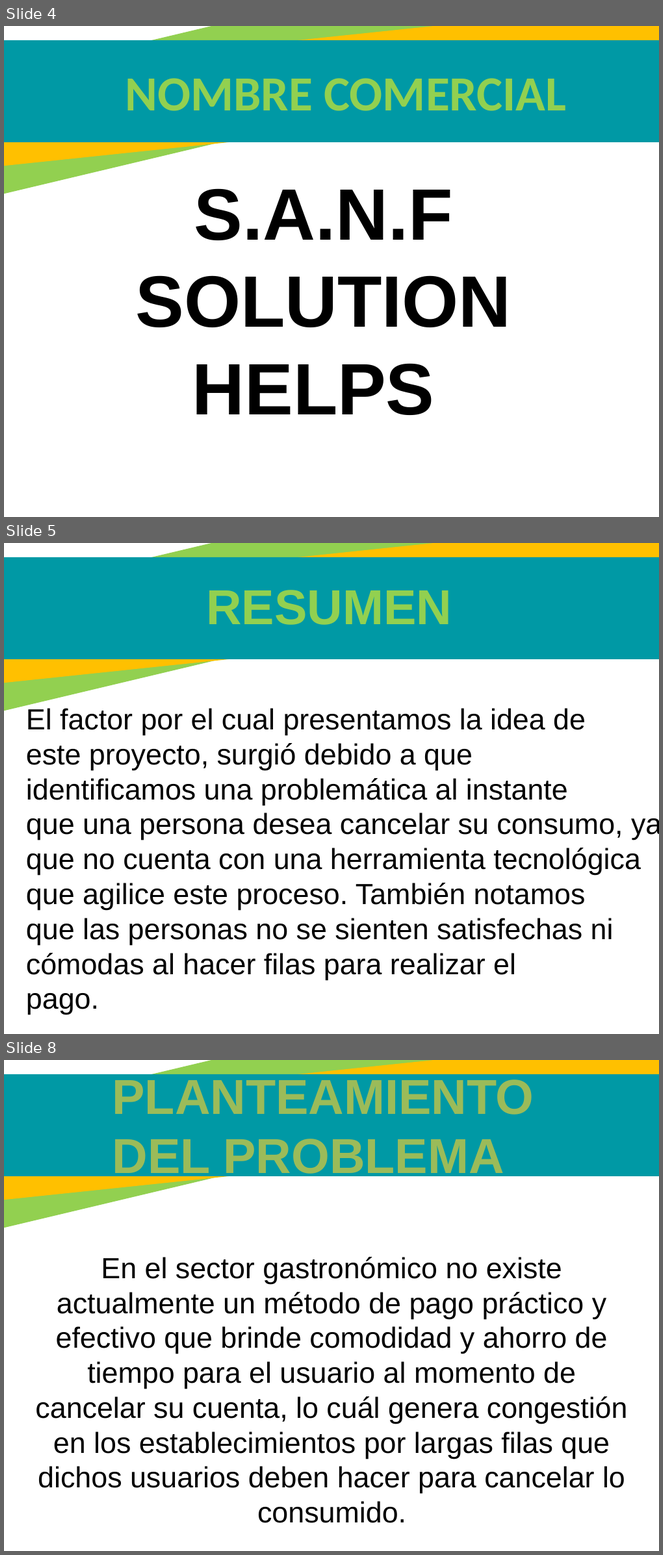
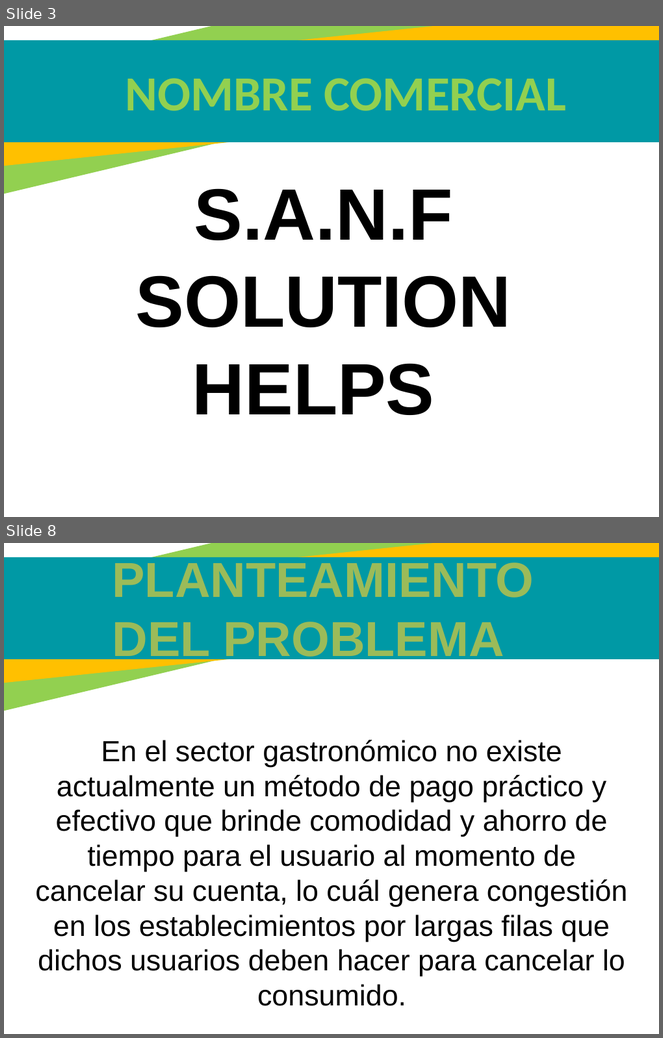
Before and after one commit to juannicolasvargas/SANF-solutions-helps, a slide deck: Cuarto trimestre/Presentacion v4.pptx. Shown one above the other, each under a label of ours: slides 4, 5 and 8 before the commit, slides 3 and 8 after it; the slides between them are not shown. The pictures are 663x1555 and 663x1038 pixels, drawn with LibreOffice and Linux fonts; fonts in the diff are those of the drawing. Boxes give left, top, right and bottom in pixels: in the first picture for what was removed or moved away, otherwise in the second. Text is boxed around its words. In the diff, an @@ line names an element or a change of style, - is before the commit and + after.

```diff
--- a/Cuarto trimestre/Presentacion v4.pptx
+++ b/Cuarto trimestre/Presentacion v4.pptx
@@ slide 5 removed at box(4, 543, 659, 1034), background #FFFFFF; not listed: 3 template elements that a slide beside it also shows @@
@@ text removed at box(206, 590, 452, 625) @@
-RESUMEN
@@ text removed at box(26, 708, 659, 1015) @@
-El factor por el cual presentamos la idea de
-este proyecto, surgió debido a que
-identificamos una problemática al instante
-que una persona desea cancelar su consumo, ya
-que no cuenta con una herramienta tecnológica
-que agilice este proceso. También notamos
-que las personas no se sienten satisfechas ni
-cómodas al hacer filas para realizar el
-pago.
@@ what was slide 4 is now slide 3 @@
```
Also in this commit, not shown: 4 slides changed, 1 slide added, 5 other slides removed.
